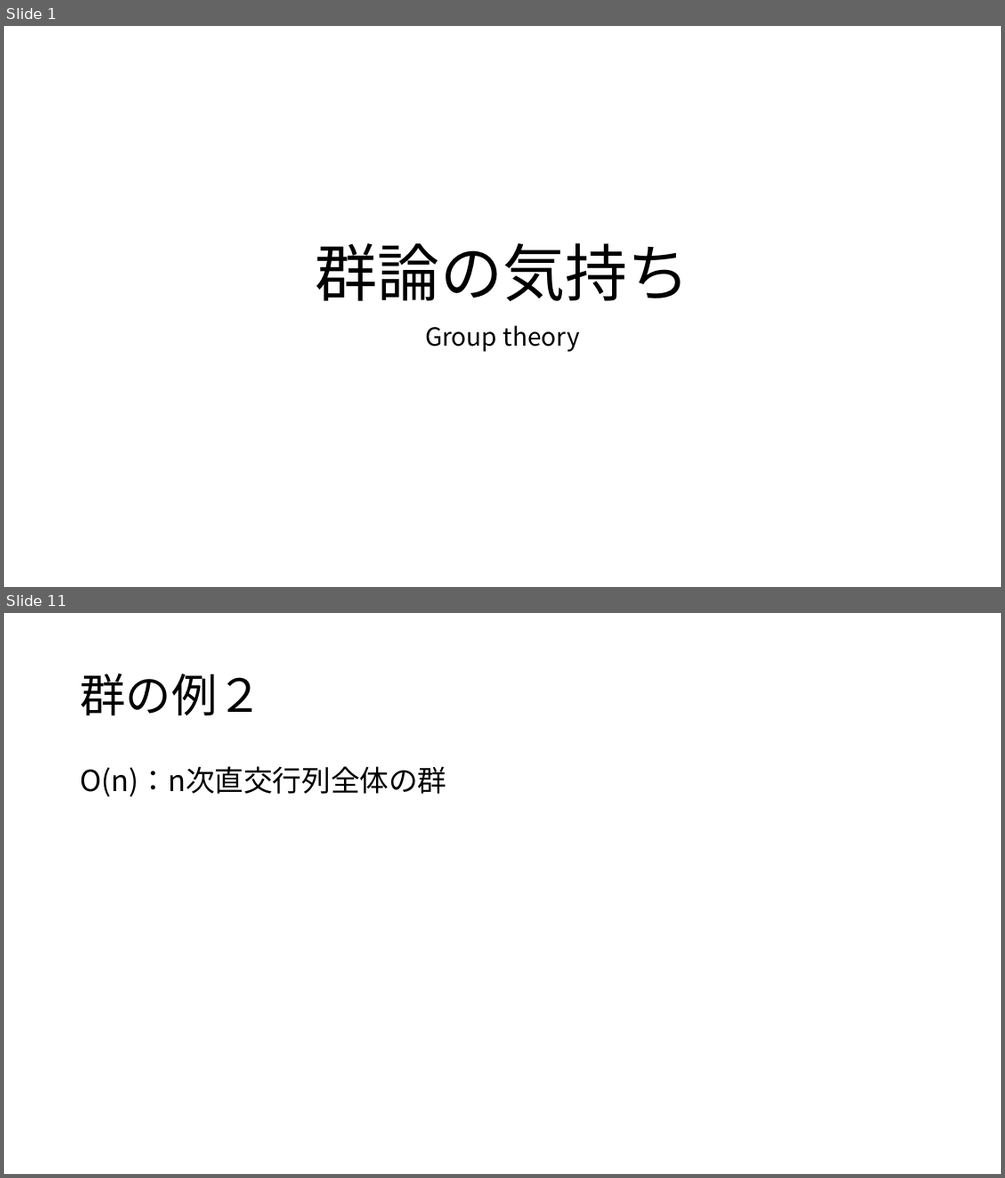
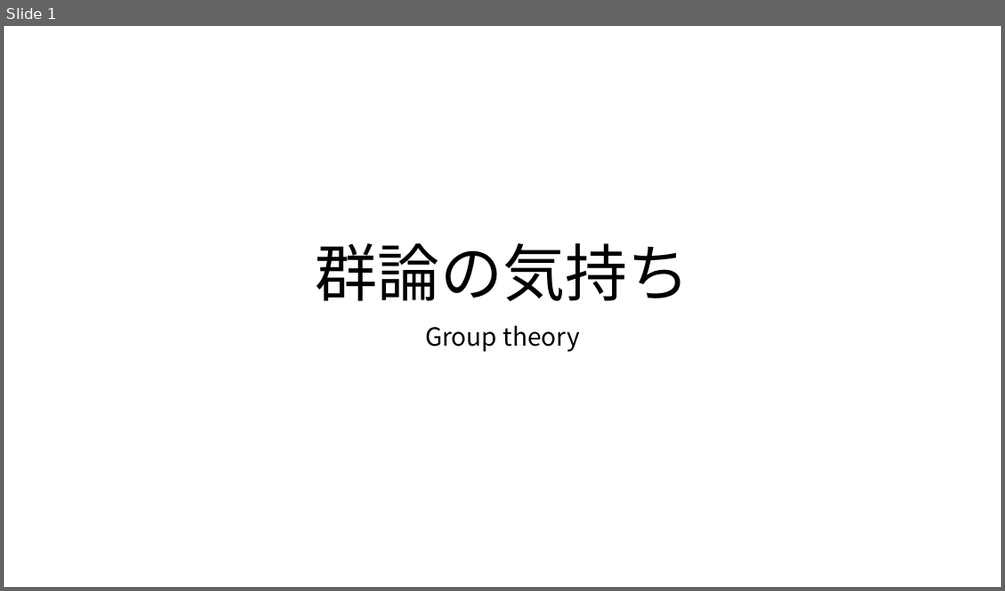
Before and after one commit to math-er/hyperbolic-space, a slide deck: 群の気持ち.pptx. Shown one above the other, each under a label of ours: slides 1 and 11 before the commit, slide 1 after it; the slides between them are not shown. The pictures are 1005x1178 and 1005x591 pixels, drawn with LibreOffice and Linux fonts; fonts in the diff are those of the drawing. Boxes give left, top, right and bottom in pixels: in the first picture for what was removed or moved away, otherwise in the second. Text is boxed around its words. In the diff, an @@ line names an element or a change of style, - is before the commit and + after.

Commit message:
chore(群の気持ち) update story

```diff
--- a/群の気持ち.pptx
+++ b/群の気持ち.pptx
@@ slide 11 removed at [4, 613, 1001, 1174], background #FFFFFF @@
@@ title removed at [80, 674, 262, 715] @@
-群の例２
@@ text removed at [80, 766, 446, 796] @@
-O(n)：n次直交行列全体の群
```
Also in this commit, not shown: 8 slides changed, 5 slides added, 1 other slide removed.
